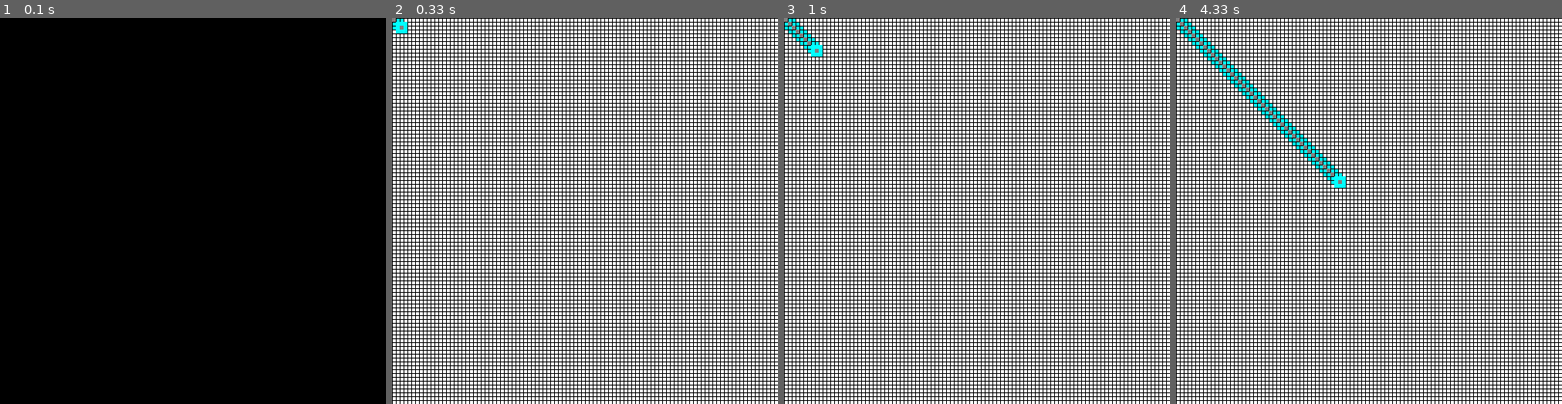
Above: before the commit, frames 1-4 (left to right).
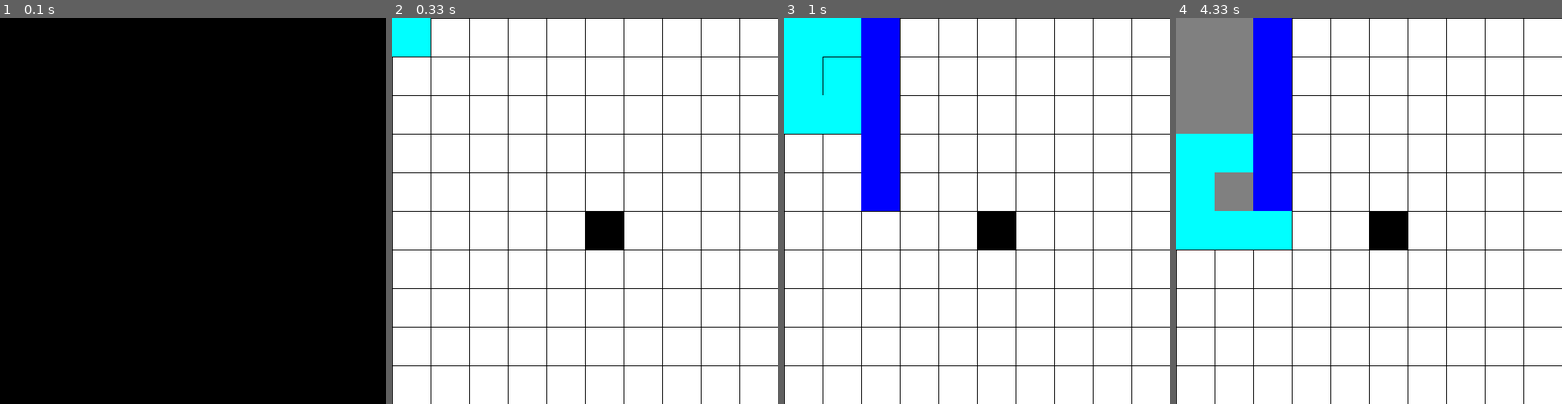
Above: after the commit, the same moments.

Repository: nagaaron/A-
Game: pygame game, started from A_star_pygame.py
Same seed, same stepped clock (60 frames per second), same inputs: the game is played once before the commit and once after it.
Inputs:
- Up to frame 1 (0.1 s): no input
- Up to frame 2 (0.33 s): no input
- Up to frame 3 (1 s): tap Space at 0.33 s
- Up to frame 4 (4.33 s): no input

Frame 1 is identical in both runs. In frame 2, 33% of the frame differs, in the area x 0-100%, y 0-100%; in frame 3, 40%; in frame 4, 45%.

Commit message:
Add files via upload

Diff:
--- a/A_star_pygame.py
+++ b/A_star_pygame.py
@@ -1,4 +1,6 @@
 import pygame
+from random import randint
+import math
 class Node:
     def __init__(self,parent=None,position=None):
         self.parent = parent
@@ -10,36 +12,48 @@
         return self.position == other.position
 
 def draw_path(window,layout,field):
-    window.fill((255,255,255))
+    draw_grid(window,500,field)
     for i in layout:
         pygame.draw.rect(window,(255,0,255),(i[0]*field,i[1]*field,field,field))
     pygame.display.update()
 
+def draw_grid(window,screen,field):
+    for x in range(0,screen,field):
+        pygame.draw.line(window,(0,0,0),(x,0),(x,screen))
+        pygame.draw.line(window,(0,0,0),(0,x),(screen,x))
 
-def draw_closed_and_children(window,field,closedList,children):
-    for x in range(0,500,5):
-        pygame.draw.line(window,(0,0,0),(x,0),(x,500))
-        pygame.draw.line(window,(0,0,0),(0,x),(500,x))
-    for x in closedList:
-        pygame.draw.rect(window,(128,128,128),(x.position[0]*5,x.position[1]*5,5,5))
+def draw_closed_and_children(window,field,openList,children,grid):
+    draw_grid(window,500,field)
+    draw_blocker(window,grid,field)
+    for x in openList:
+        pygame.draw.rect(window,(128,128,128),(x.position[0]*field,x.position[1]*field,field,field))
     for x in children:
-        pygame.draw.rect(window,(0,255,255),(x.position[0]*5,x.position[1]*5,5,5))
+        pygame.draw.rect(window,(0,255,255),(x.position[0]*field,x.position[1]*field,field,field))
     pygame.display.update()
 
-def algorithm(grid,start,end,window,clock,field):
-    startNode = Node(None,start)
+def draw_blocker(window,grid,field):
+    for x,g in enumerate(grid):
+        for k,j in enumerate(g):
+            if j ==1:
+                pygame.draw.rect(window,(0,0,255),(x*field,k*field,field,field))
+
+
+def algorithm(grid,start,end,window,clock,field,startNode,endNode):
+    startNode =(int(startNode[0]/field),int(startNode[1]/field))
+    startNode =Node(None,startNode)
+    endNode =(int(endNode[0]/field),int(endNode[1]/field))
+    endNode =Node(None,endNode)
     startNode.gCost = startNode.hCost = startNode.fCost = 0
-    endNode = Node(None,end)
     endNode.gCost = endNode.hCost = endNode.fCost = 0
 
     openList =[]
     closedList = []
 
     openList.append(startNode)
-    window.fill((255,255,255))
+
 
     while len(openList)>0:
-        clock.tick(10)
+        clock.tick(5)
 
         currentNode = openList[0]
         currentIndex = 0
@@ -85,25 +99,51 @@
                 if child == openNode and child.gCost > openNode.gCost:
                     continue
             openList.append(child)
-        draw_closed_and_children(window,field,closedList,children)
-
+        draw_closed_and_children(window,field,openList,children,grid)
 
 
 def main():
     screen = 500
-    cols = 100
-    field = screen/cols
+    cols = 10
+    field = int(screen/cols)
     clock = pygame.time.Clock()
     window = pygame.display.set_mode((screen,screen))
     pygame.display.set_caption("Pathfinder")
+    grid= [[0 for i in range(cols)] for j in range(cols)]
+    for i in range(0,5):
+        grid[2][i] = 1
+    print(grid)
 
-    grid= [[0 for i in range(cols)] for j in range(cols)]
+    window.fill((255,255,255))
+    startNode = (0,0)
+    endNode = (250,250)
 
-    startNode = (0,0)
-    endNode =(99,44)
+    gogo = True
 
-    layout = algorithm(grid,startNode,endNode,window,clock,field)
+    while gogo:
+        clock.tick(10)
+        for event in pygame.event.get():
+            if event.type == pygame.QUIT:
+                    pygame.quit()
+
+            if event.type == pygame.MOUSEBUTTONDOWN and event.button ==1:
+                startNode = pygame.mouse.get_pos()
+                startNode = (field*math.ceil(startNode[0]//field),field*math.ceil(startNode[1]//field))
+
+            if event.type  == pygame.MOUSEBUTTONDOWN and event.button ==3:
+                endNode = pygame.mouse.get_pos()
+                endNode = (field*math.ceil(endNode[0]//field),field*math.ceil(endNode[1]//field))
+
+            window.fill((255,255,255))
+            draw_grid(window,screen,field)
+            pygame.draw.rect(window,(0,255,255),(startNode[0],startNode[1],field,field))
+            pygame.draw.rect(window,(0,0,0),(endNode[0],endNode[1],field,field))
+            pygame.display.update()
+            if event.type == pygame.KEYDOWN:
+                if event.key == pygame.K_SPACE:
+                    gogo = False
+    layout = algorithm(grid,startNode,endNode,window,clock,field,startNode,endNode)
     draw_path(window, layout, field)
+
 if __name__ == '__main__':
-
     main()
